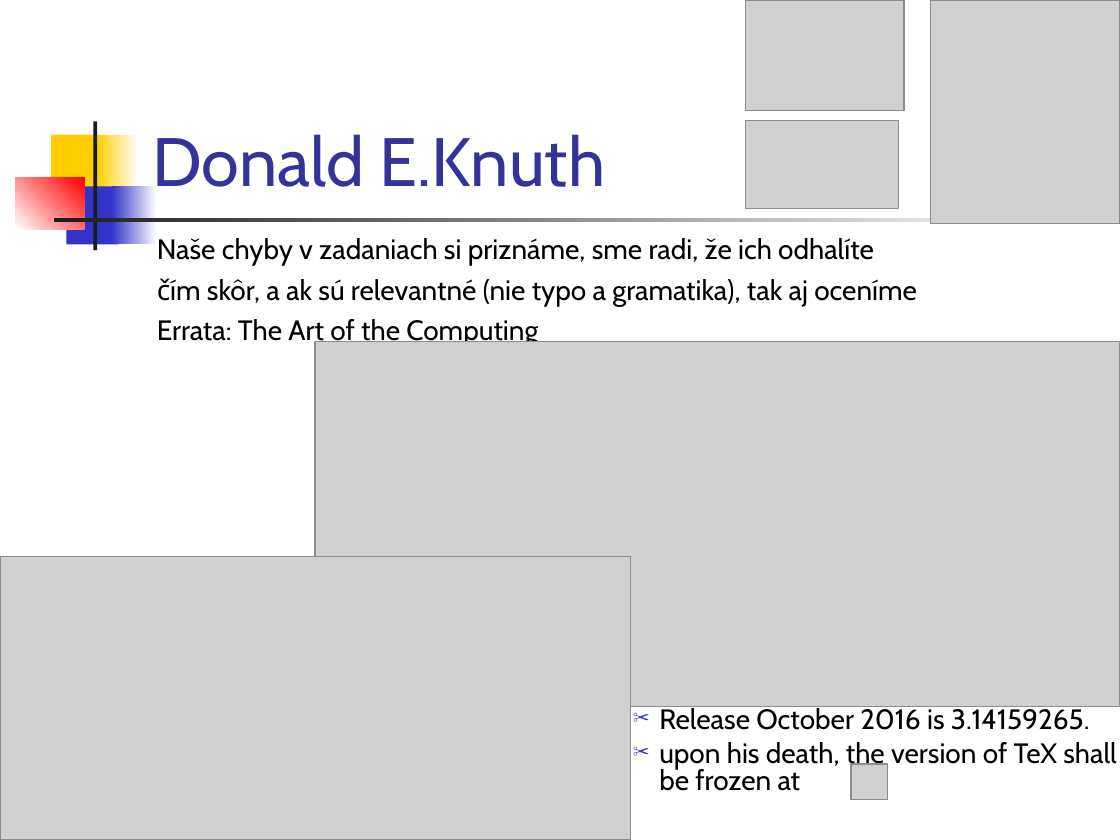
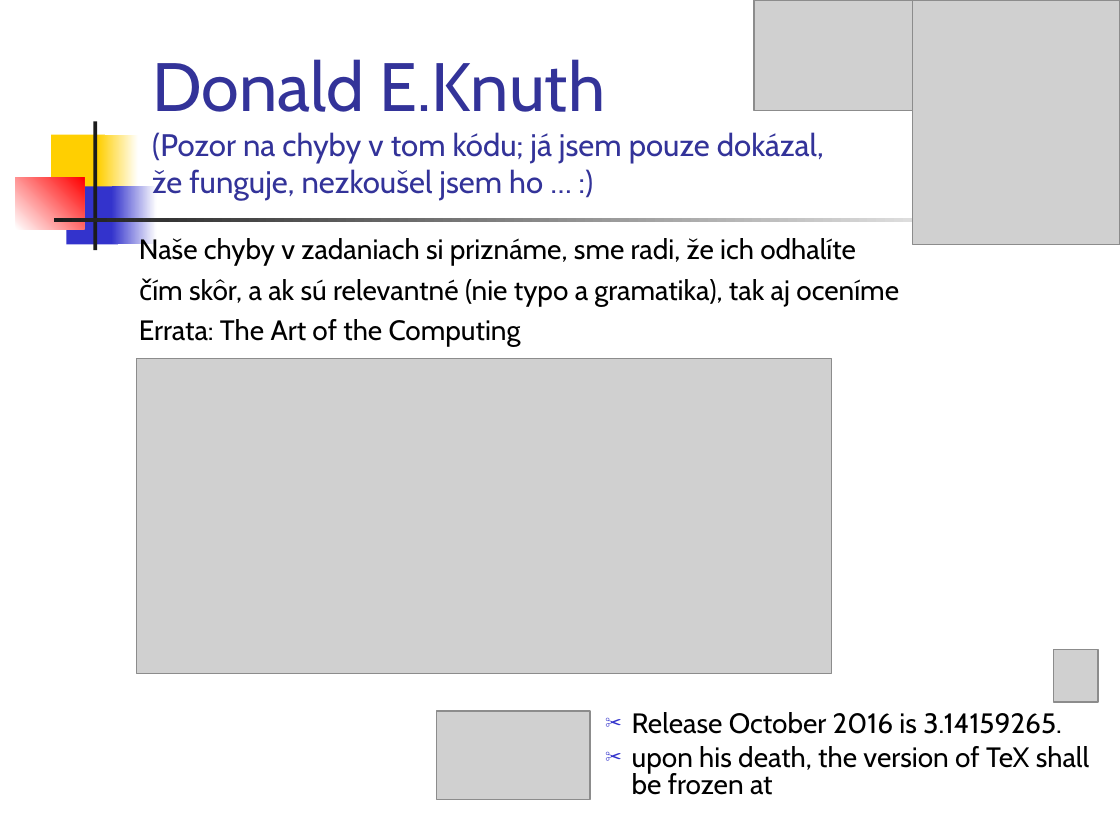
Before and after one commit to Programovanie4/Prednasky, a slide deck: slide 3 of 02/02_java.ppt (slide 2 before the commit). Drawn at 1120x840 pixels with LibreOffice and Linux fonts; fonts in the diff are those of the drawing; grey boxes stand for pictures. Boxes give left, top, right and bottom in pixels: in the first picture for what was removed or moved away, otherwise in the second. Text is boxed around its words. In the diff, an @@ line names an element or a change of style, - is before the commit and + after.

```diff
--- a/02/02_java.ppt
+++ b/02/02_java.ppt
@@ picture: place and size @@
-picture at (745, 0, 904, 111)
+picture at (754, 0, 913, 111)
@@ picture: place and size @@
-picture at (931, 0, 1120, 224)
+picture at (913, 0, 1120, 245)
@@ title at (152, 59, 824, 200): text changed; size 44 to 20 pt @@
-Donald E.Knuth
+Donald E.Knuth
+(Pozor na chyby v tom kódu; já jsem pouze dokázal,
+že funguje, nezkoušel jsem ho … :)
@@ text "Naše chyby v zadaniach si ...": place and size @@
-text "Naše chyby v zadaniach si ..." at (157, 238, 917, 347)
+text "Naše chyby v zadaniach si ..." at (139, 235, 899, 347)
@@ picture: place and size @@
-picture at (315, 342, 1120, 707)
+picture at (137, 358, 831, 673)
@@ picture: place and size @@
-picture at (745, 120, 898, 208)
+picture at (1054, 650, 1098, 702)
@@ picture: place and size @@
-picture at (0, 557, 631, 840)
+picture at (437, 711, 590, 800)
@@ text "Release October 2016 is 3.14159265.": place and size @@
-text "Release October 2016 is 3.14159265." at (659, 705, 1116, 791)
+text "Release October 2016 is 3.14159265." at (632, 712, 1089, 795)
@@ picture removed at (851, 764, 887, 799) @@
```
Also in this commit, not shown: 19 other slides changed, 6 slides added, 1 slide removed, 1 other file.
